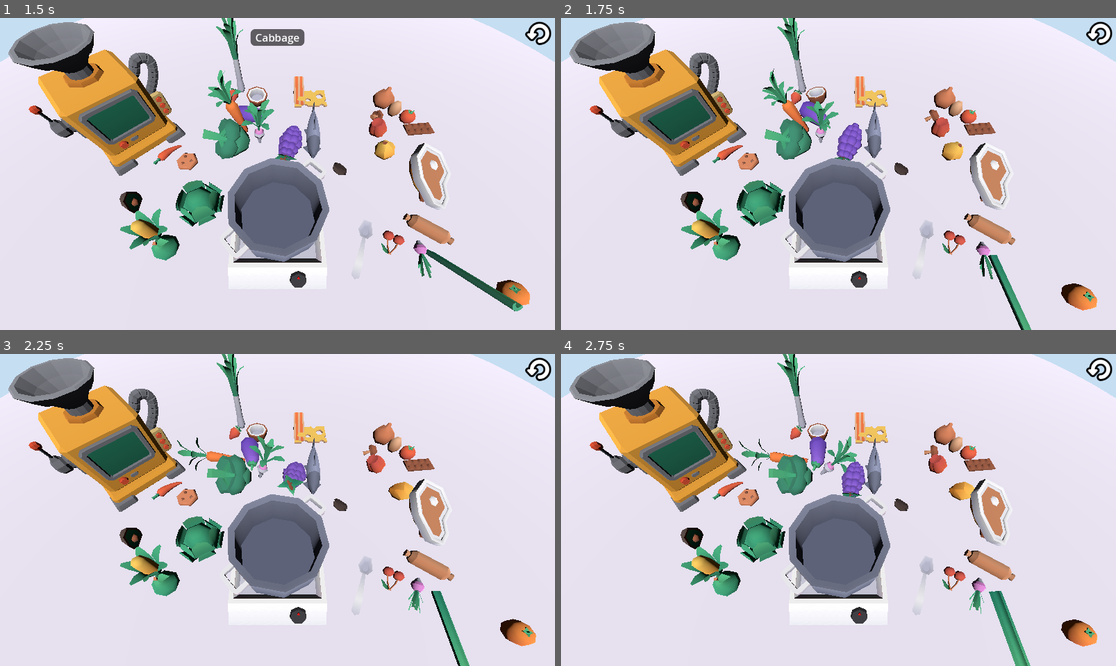
Above: before the commit, frames 1-4 (two rows, left to right).
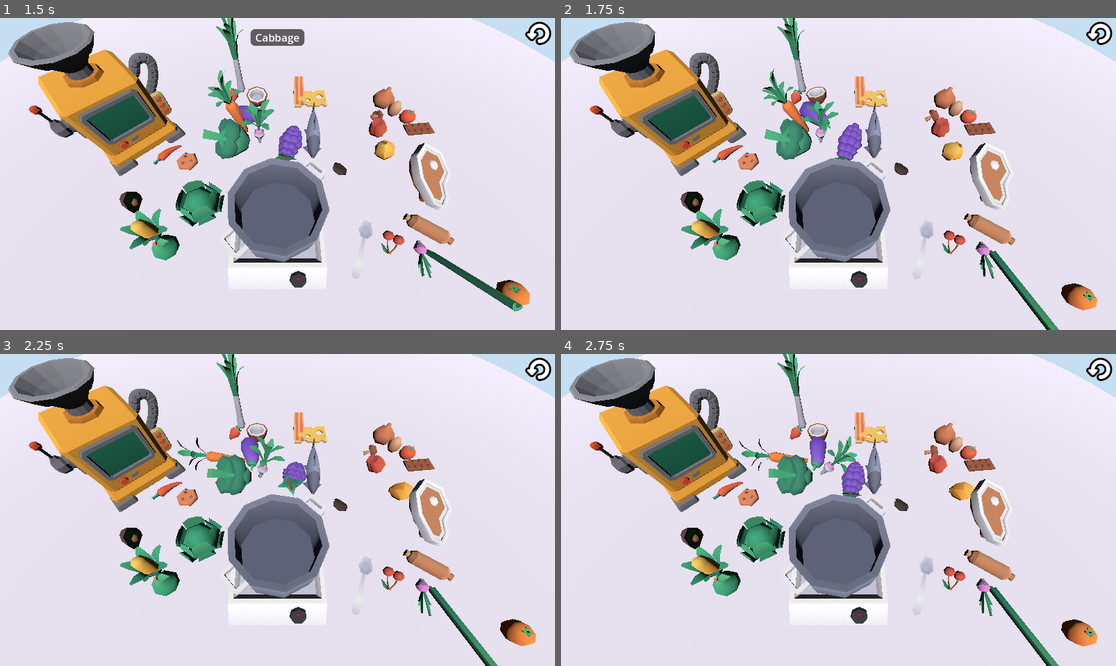
Above: after the commit, the same moments.

Repository: DrHaid/llm-taste-tester
Game: Godot game, scene res://main.tscn
Same seed, same stepped clock (60 frames per second), same inputs: the game is played once before the commit and once after it.
Inputs (mouse positions are in pixels of both pictures, inside the frame that each line leads up to):
- Up to frame 1 (1.5 s): move the mouse to (399, 158) at 0.52 s; click (399, 158) at 0.67 s; drag from (166, 189) to (249, 236) at 1.27 s
- Up to frame 2 (1.75 s): no input
- Up to frame 3 (2.25 s): move the mouse to (333, 441) at 2.02 s; click (333, 441) at 2.17 s
- Up to frame 4 (2.75 s): no input

Frame 1 is identical in both runs. In frame 2, 0.9% of the frame differs, in the area x 74-90%, y 71-100%; in frame 3, 1.1%; in frame 4, 1.2%, in the area x 73-90%, y 71-100%.

Commit message:
Add boundary to keep food in view

Diff:
--- a/main.tscn
+++ b/main.tscn
@@ -10,6 +10,7 @@
 [ext_resource type="Texture2D" uid="uid://cm2lx652xxsua" path="res://ui/mouse_scroll.svg" id="3_eu2w8"]
 [ext_resource type="PackedScene" uid="uid://datqj8xbewutu" path="res://pots_n_pans/tasting_spoon.tscn" id="5_hrrd4"]
 [ext_resource type="Texture2D" uid="uid://bo2524kt3kx7k" path="res://ui/rotate_ccw.svg" id="5_vi6iu"]
+[ext_resource type="Script" path="res://pots_n_pans/view_collision_boundary.gd" id="6_xnjwu"]
 [ext_resource type="Script" path="res://food_spawn.gd" id="8_jq2de"]
 [ext_resource type="PackedScene" uid="uid://xl34pi4pvsuj" path="res://pots_n_pans/stove.tscn" id="10_ndaen"]
 [ext_resource type="PackedScene" uid="uid://cf5qjssu2jva2" path="res://eating_robot/eating_robot.tscn" id="11_8jsdd"]
@@ -129,6 +130,11 @@
 [node name="DirectionalLight3D" type="DirectionalLight3D" parent="WorldEnvironment"]
 transform = Transform3D(1, 0, 0, 0, 0.56256, 0.826757, 0, -0.826757, 0.56256, 0, 20.3815, 0)
 
+[node name="ViewCollisionBoundary" type="Node3D" parent="."]
+script = ExtResource("6_xnjwu")
+floor_intersection_height = null
+boundary_height = null
+
 [node name="TableTop" type="Node3D" parent="."]
 transform = Transform3D(-8.22859, 0, 0, 0, 0.0537974, 0, 0, 0, -8.22859, 0, -0.0737869, -0.985973)
 
--- /dev/null
+++ b/pots_n_pans/view_collision_boundary.gd
@@ -0,0 +1,59 @@
+extends Node3D
+
+@export var floor_intersection_height: float = 0.05
+@export var boundary_height: float = 3
+
+
+func _ready() -> void:
+	init_collider()
+
+func init_collider() -> void:
+	var screen_size := get_viewport().get_visible_rect().size
+	var world_view_corners: Dictionary = {
+		"top_left": get_view_floor_intersection(Vector2(0, 0)),
+		"top_right": get_view_floor_intersection(Vector2(screen_size.x, 0)),
+		"bottom_right": get_view_floor_intersection(Vector2(screen_size.x, screen_size.y)),
+		"bottom_left": get_view_floor_intersection(Vector2(0, screen_size.y))
+	}
+
+	# build node structure
+	var static_body := StaticBody3D.new()
+	add_child(static_body)
+	var collision_polygon := CollisionPolygon3D.new()
+	static_body.add_child(collision_polygon)
+
+	# set collider properties
+	collision_polygon.rotation.x = PI / 2
+	collision_polygon.depth = -boundary_height # negative because rotating by 90° technically puts it upside down
+	collision_polygon.polygon = get_build_collision_polygon(world_view_corners)
+
+func get_polygon_center(positions: Array) -> Vector2:
+	return positions.reduce(
+		func(accum: Vector2, pos: Vector2) -> Vector2:
+			return pos + accum, Vector2.ZERO) / positions.size() # determine (approximate) center of polygon
+
+func get_build_collision_polygon(world_view_corners: Dictionary) -> Array:
+	var points: Array = world_view_corners.values().map(
+		func(pos: Vector3) -> Vector2:
+			return Vector2(pos.x, pos.z))
+	points.append(points[0]) # append first point to create a loop
+
+	var hull := points.duplicate()
+	hull.reverse() # reverse to build hull counter-clockwise
+
+	var center := get_polygon_center(hull)
+	hull = hull.map(
+		func(pos: Vector2) -> Vector2:
+			return pos + (pos - center).normalized() * 2) # move all points away from center by 2
+
+	return points + hull
+
+func get_view_floor_intersection(screen_position: Vector2) -> Vector3:
+	var camera := get_viewport().get_camera_3d()
+	var ray_origin := camera.project_ray_origin(screen_position)
+	var ray_direction := camera.project_ray_normal(screen_position)
+
+	var plane := Plane(Vector3.UP, floor_intersection_height)
+	var intersection: Variant = plane.intersects_ray(ray_origin, ray_direction)
+
+	return intersection if intersection else Vector3.ZERO
Not shown: 1 places in main.tscn that only renumber resources
